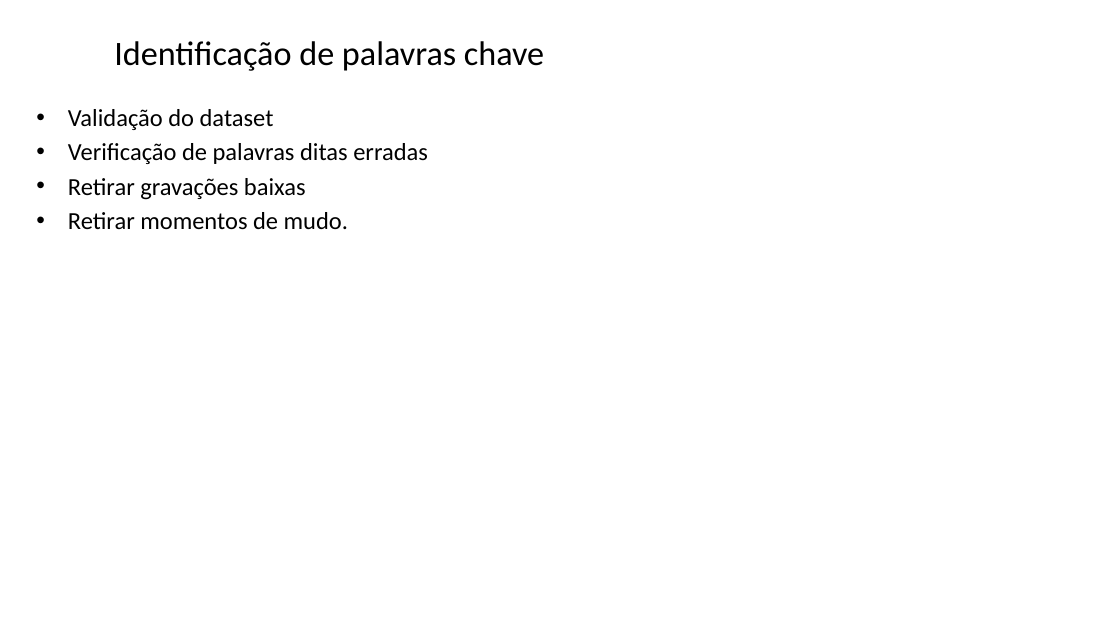
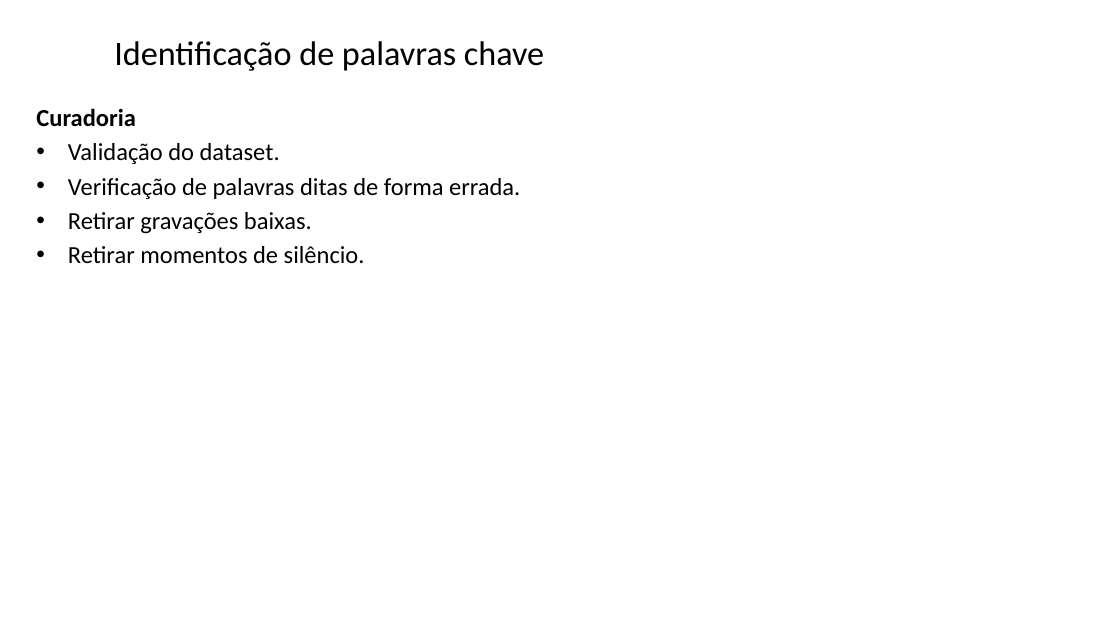
Before and after one commit to zz4fap/tp557-iot-ml, a slide deck: slide 14 of slides/TP557_17_identificação_palavras_chave.pptx. Drawn at 1120x630 pixels with LibreOffice and Linux fonts; fonts in the diff are those of the drawing; background and template pictures are left out. Boxes give left, top, right and bottom in pixels: in the first picture for what was removed or moved away, otherwise in the second. Text is boxed around its words. In the diff, an @@ line names an element or a change of style, - is before the commit and + after.

```diff
--- a/slides/TP557_17_identificação_palavras_chave.pptx
+++ b/slides/TP557_17_identificação_palavras_chave.pptx
@@ text at box(36, 108, 520, 264): text changed @@
-• Validação do dataset
-• Verificação de palavras ditas erradas
-• Retirar gravações baixas
-• Retirar momentos de mudo.
+Curadoria
+• Validação do dataset.
+• Verificação de palavras ditas de forma errada.
+• Retirar gravações baixas.
+• Retirar momentos de silêncio.
```
Also in this commit, not shown: 16 other slides changed, 10 slides added, 2 slides removed, 1 other file.
